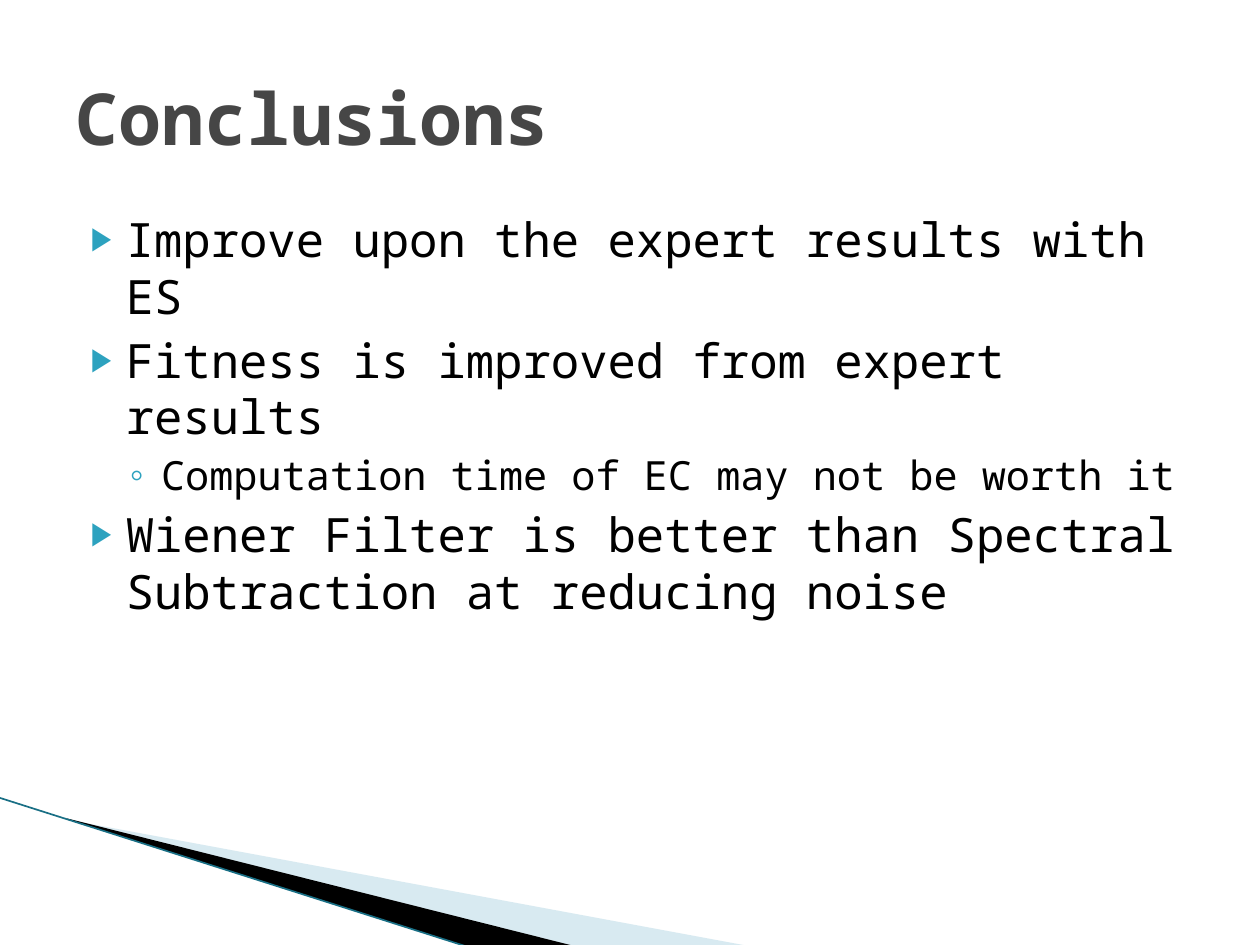
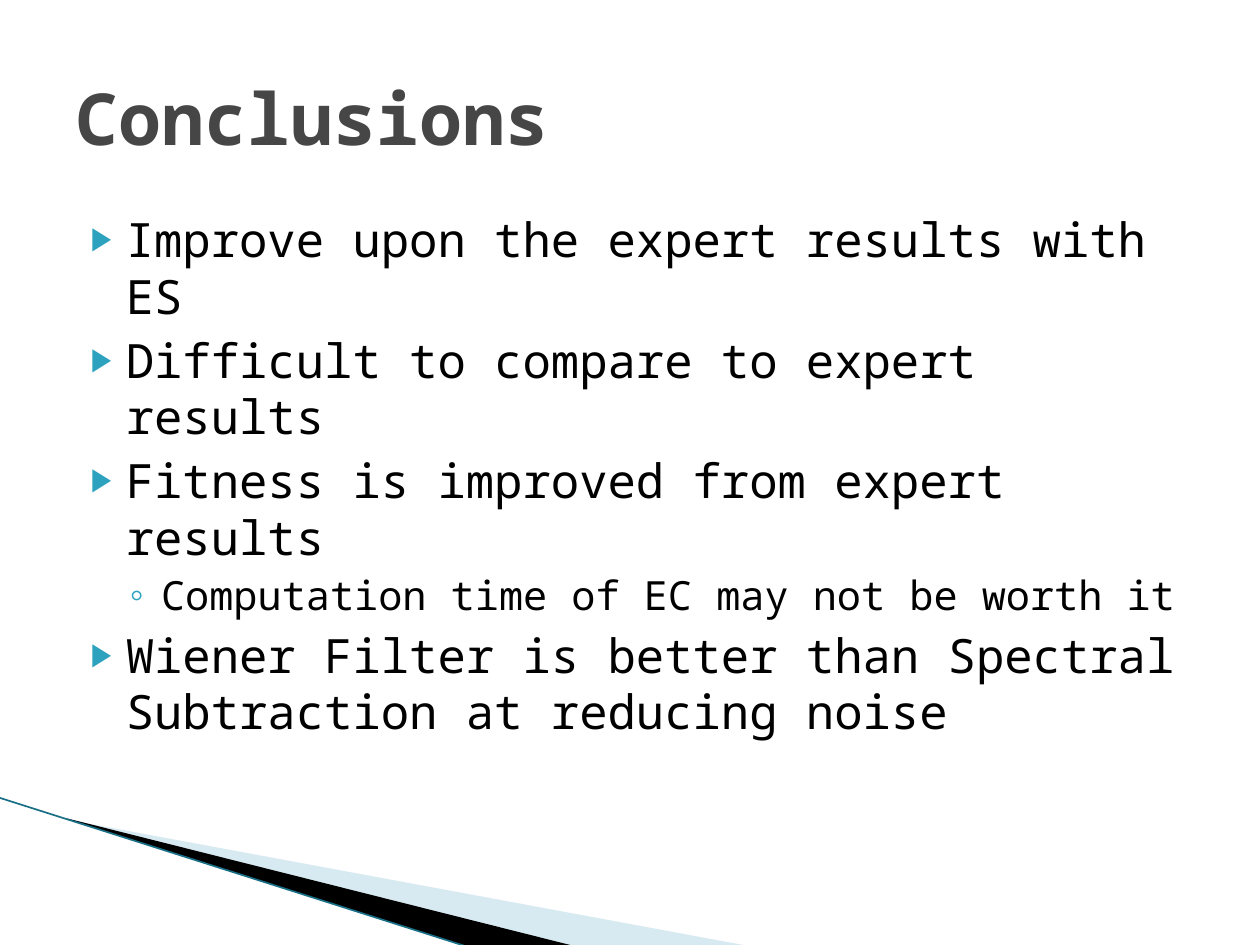
Before and after one commit to vfasburg/cse_848, a slide deck: slide 18 of project/848_Project_Presentation_Fasburg_Thomas.pptx. Drawn at 1260x945 pixels with LibreOffice and Linux fonts; fonts in the diff are those of the drawing; background and template pictures are left out. Boxes give left, top, right and bottom in pixels: in the first picture for what was removed or moved away, otherwise in the second. Text is boxed around its words. In the diff, an @@ line names an element or a change of style, - is before the commit and + after.

```diff
--- a/project/848_Project_Presentation_Fasburg_Thomas.pptx
+++ b/project/848_Project_Presentation_Fasburg_Thomas.pptx
@@ text at box(126, 342, 976, 435): paragraph added @@
+▶ Difficult to compare to expert results
```
Also in this commit, not shown: 3 other slides changed.
